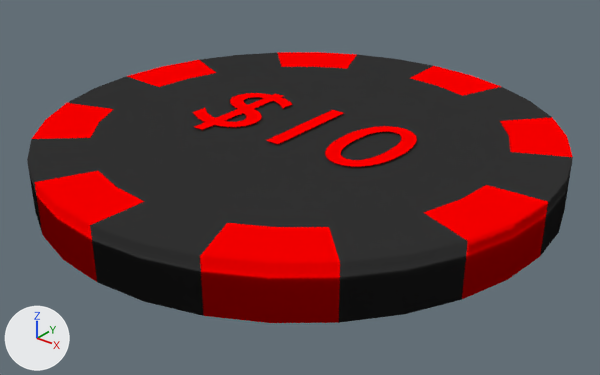
The Blender file TexasHoldemPoker/TexasHoldemPoker/TexasHoldemPoker/Assets/Blender Files/Objects/Poker Chip/Chip.blend: old version first, new version second.
The view is the same before and after, from a camera (50 mm lens) standing at (1.852, -2.315, 1.282) and looking at (0.038, -0.047, -0.124). Every picture has the same lights, and +X, +Y and +Z are marked at lower left. Text is drawn in Blender's own font.

In view in the first picture: 'Amount', 'Chip'.
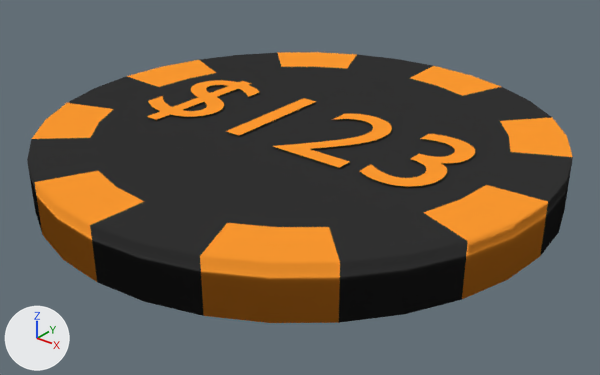
Boxes [x1, y1, x2, y2] around the edits, measured in the pictures (600 x 375 px):
'Chip', recoloured (red to orange)
    both: [31, 52, 573, 323]
'Amount', recoloured, text changed, rescaled (red to orange, 46% wider, 43% taller)
    before: [192, 93, 417, 167]
    after: [147, 80, 475, 186]

The change in detail:
Material 'Colour1' (mat_colour1) changes colour from red #ff0000 to orange #ff9b31; in linear values from (1.0, 0.0, 0.0) to (1.0, 0.327, 0.0309).
In text 'Text' (txt_text), body goes from '$10' to '$123'.
Object 'Amount' (ob_amount) is rescaled from (0.603, 0.603, 0.603) to (0.695, 0.695, 0.695).
